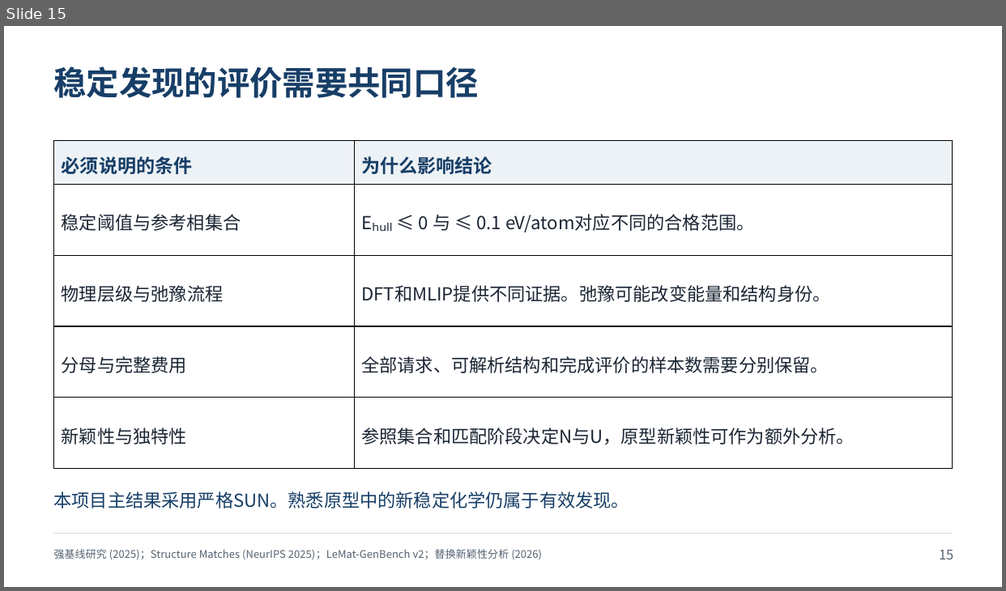
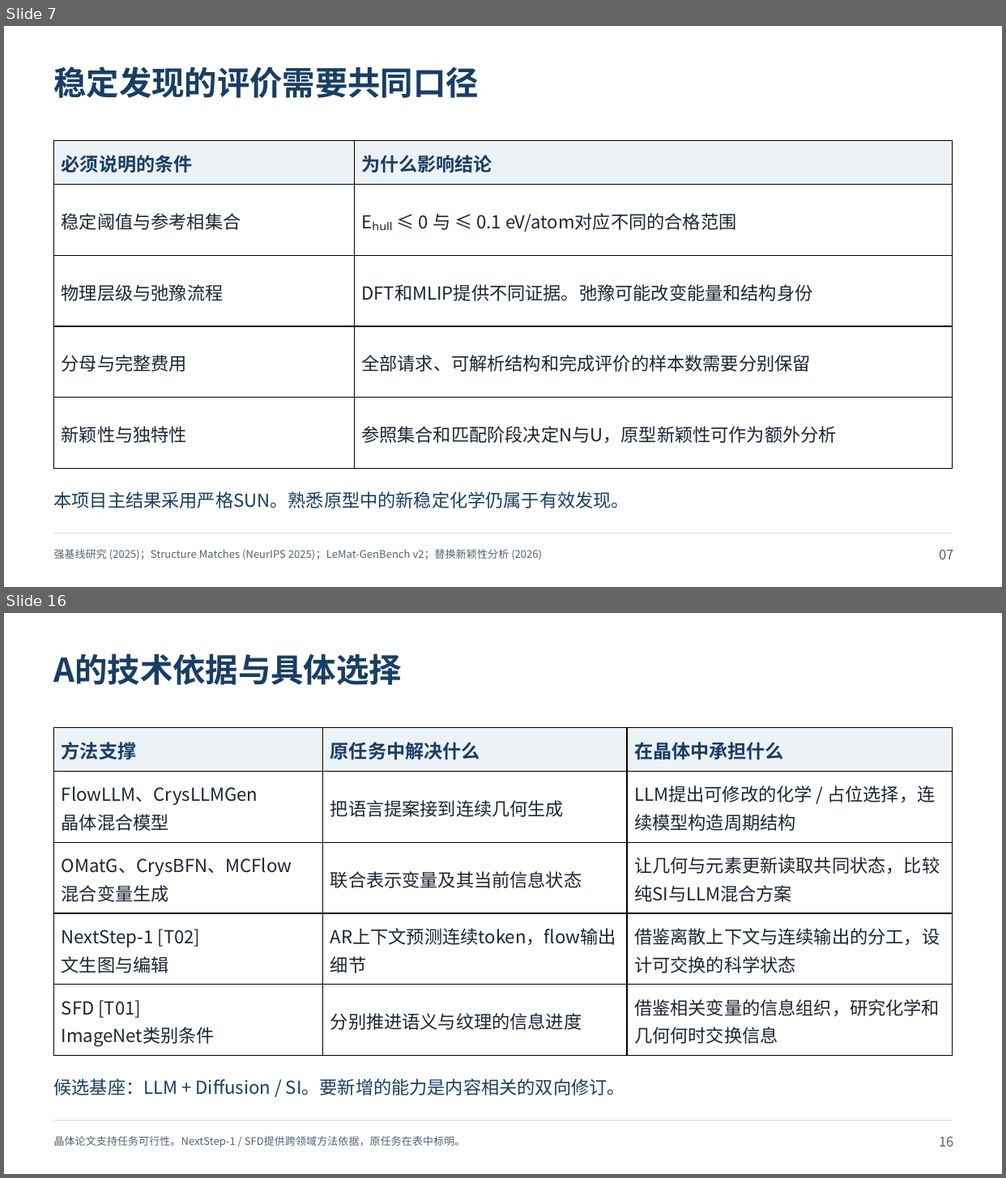
Before and after one commit to YWDDLiang/Research, a slide deck: crystal/evolution/presentation/crystal-generation-research-review.pptx. Shown one above the other, each under a label of ours: slide 15 before the commit, slides 7 and 16 after it; the slides between them are not shown. The pictures are 1006x591 and 1006x1178 pixels, drawn with LibreOffice and Linux fonts; fonts in the diff are those of the drawing. Boxes give left, top, right and bottom in pixels: in the first picture for what was removed or moved away, otherwise in the second. Text is boxed around its words. In the diff, an @@ line names an element or a change of style, - is before the commit and + after.

```diff
--- a/crystal/evolution/presentation/crystal-generation-research-review.pptx
+++ b/crystal/evolution/presentation/crystal-generation-research-review.pptx
@@ slide 16 added at [4, 613, 1002, 1174], background #FFFFFF @@
@@ text added at [54, 653, 402, 685], 31.5 pt, text #173E67, bold @@
+A的技术依据与具体选择
@@ table added at [54, 727, 952, 1056], 5 rows, 3 columns @@
+方法支撑 | 原任务中解决什么 | 在晶体中承担什么
+FlowLLM、CrysLLMGen / 晶体混合模型 | 把语言提案接到连续几何生成 | LLM提出可修改的化学 / 占位选择，连续模型构造周期结构
+OMatG、CrysBFN、MCFlow / 混合变量生成 | 联合表示变量及其当前信息状态 | 让几何与元素更新读取共同状态，比较纯SI与LLM混合方案
+NextStep-1 [T02] / 文生图与编辑 | AR上下文预测连续token，flow输出细节 | 借鉴离散上下文与连续输出的分工，设计可交换的科学状态
+SFD [T01] / ImageNet类别条件 | 分别推进语义与纹理的信息进度 | 借鉴相关变量的信息组织，研究化学和几何何时交换信息
@@ text added at [54, 1079, 625, 1096], 17.2 pt, text #173E67 @@
+候选基座：LLM + Diffusion / SI。要新增的能力是内容相关的双向修订。
@@ line added from (54, 1121) to (953, 1121), #D5DCE3 0.75 pt @@
@@ text added at [54, 1136, 466, 1148], 10.1 pt, text #526170 @@
+晶体论文支持任务可行性。NextStep-1 / SFD提供跨领域方法依据，原任务在表中标明。
@@ text added at [939, 1137, 953, 1147], 12.8 pt, text #526170 @@
+16
@@ what was slide 15 is now slide 7 @@
@@ slide 7 changed as well @@
@@ table at [54, 140, 953, 469] @@
-row 2, column 2: Eₕᵤₗₗ ≤ 0 与 ≤ 0.1 eV/atom对应不同的合格范围。
+row 2, column 2: Eₕᵤₗₗ ≤ 0 与 ≤ 0.1 eV/atom对应不同的合格范围
-row 3, column 2: DFT和MLIP提供不同证据。弛豫可能改变能量和结构身份。
+row 3, column 2: DFT和MLIP提供不同证据。弛豫可能改变能量和结构身份
-row 4, column 2: 全部请求、可解析结构和完成评价的样本数需要分别保留。
+row 4, column 2: 全部请求、可解析结构和完成评价的样本数需要分别保留
-row 5, column 2: 参照集合和匹配阶段决定N与U，原型新颖性可作为额外分析。
+row 5, column 2: 参照集合和匹配阶段决定N与U，原型新颖性可作为额外分析
@@ line spacing 1.18 to 1.08 @@
@@ text at [939, 550, 953, 560]: text changed @@
-15
+07
```
Also in this commit, not shown: 13 other slides changed, 15 other slides added, 14 slides removed, 5 other files.
